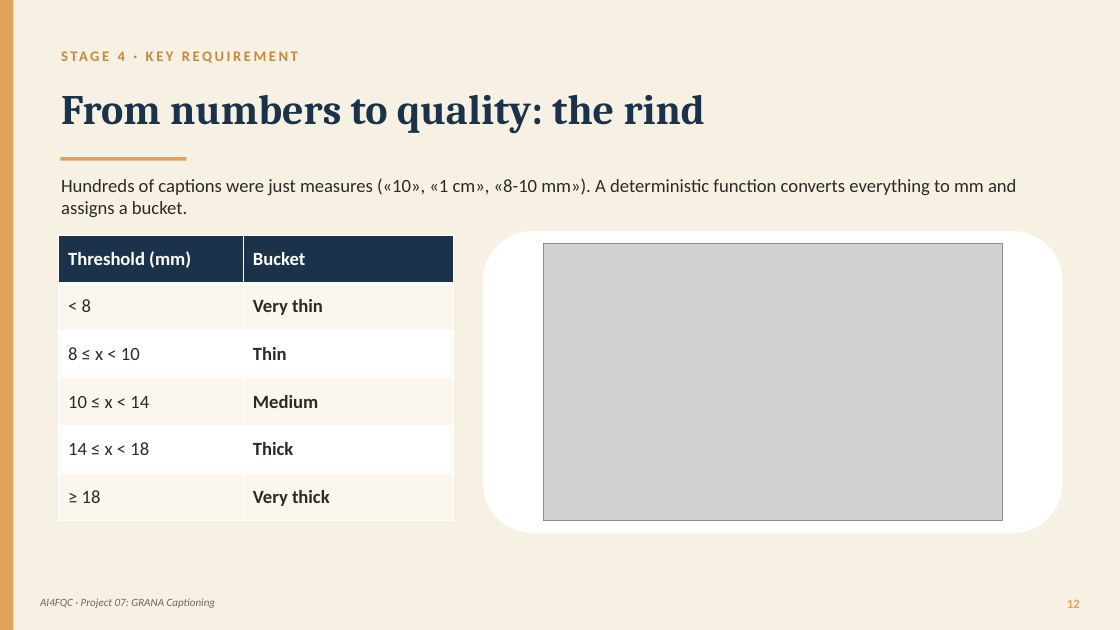
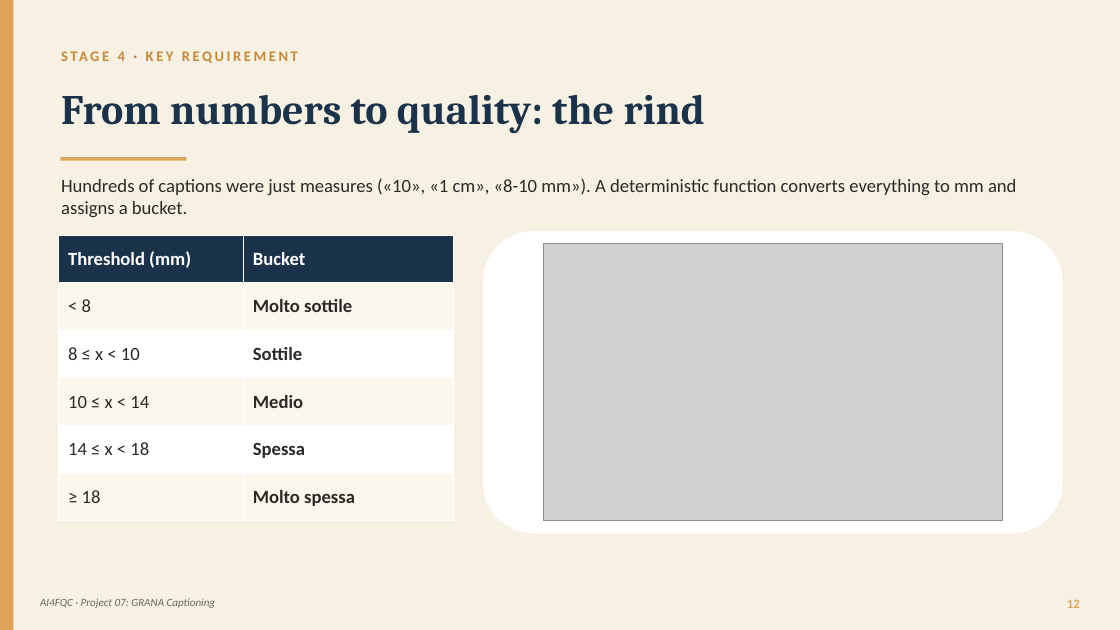
Before and after one commit to panciut/Cheese, a slide deck: slide 12 of presentation/Trentingrana_Captioning_EN.pptx. Drawn at 1120x630 pixels with LibreOffice and Linux fonts; fonts in the diff are those of the drawing; grey boxes stand for pictures. Boxes give left, top, right and bottom in pixels: in the first picture for what was removed or moved away, otherwise in the second. Text is boxed around its words. In the diff, an @@ line names an element or a change of style, - is before the commit and + after.

```diff
--- a/presentation/Trentingrana_Captioning_EN.pptx
+++ b/presentation/Trentingrana_Captioning_EN.pptx
@@ table at [59, 235, 454, 521] @@
-row 2, column 2: Very thin
+row 2, column 2: Molto sottile
-row 3, column 2: Thin
+row 3, column 2: Sottile
-row 4, column 2: Medium
+row 4, column 2: Medio
-row 5, column 2: Thick
+row 5, column 2: Spessa
-row 6, column 2: Very thick
+row 6, column 2: Molto spessa
```
Also in this commit, not shown: 6 other slides changed.
